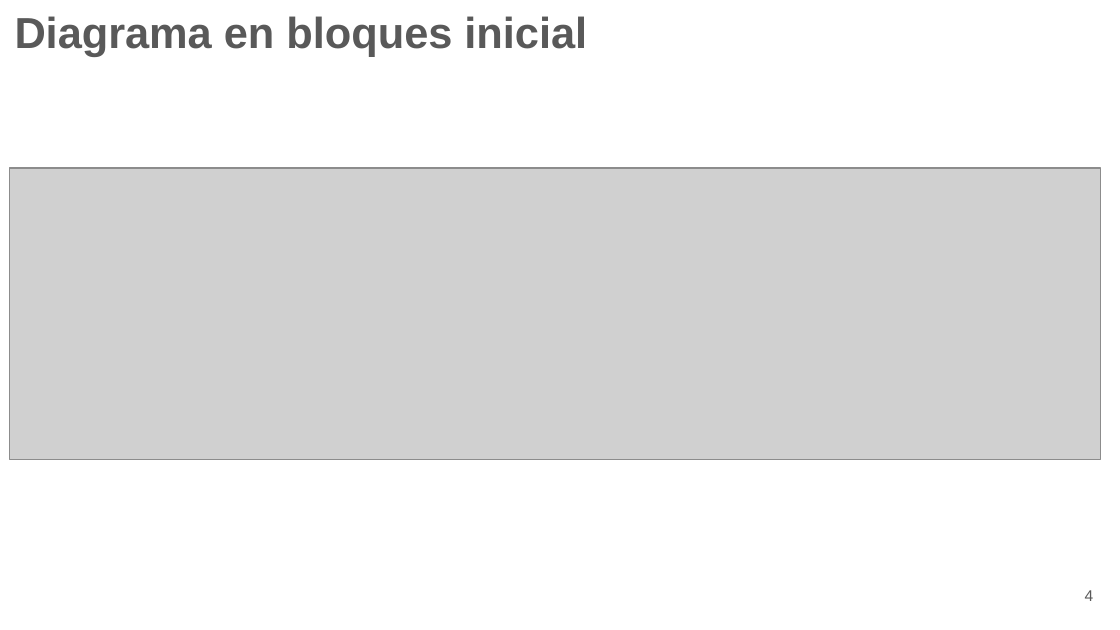
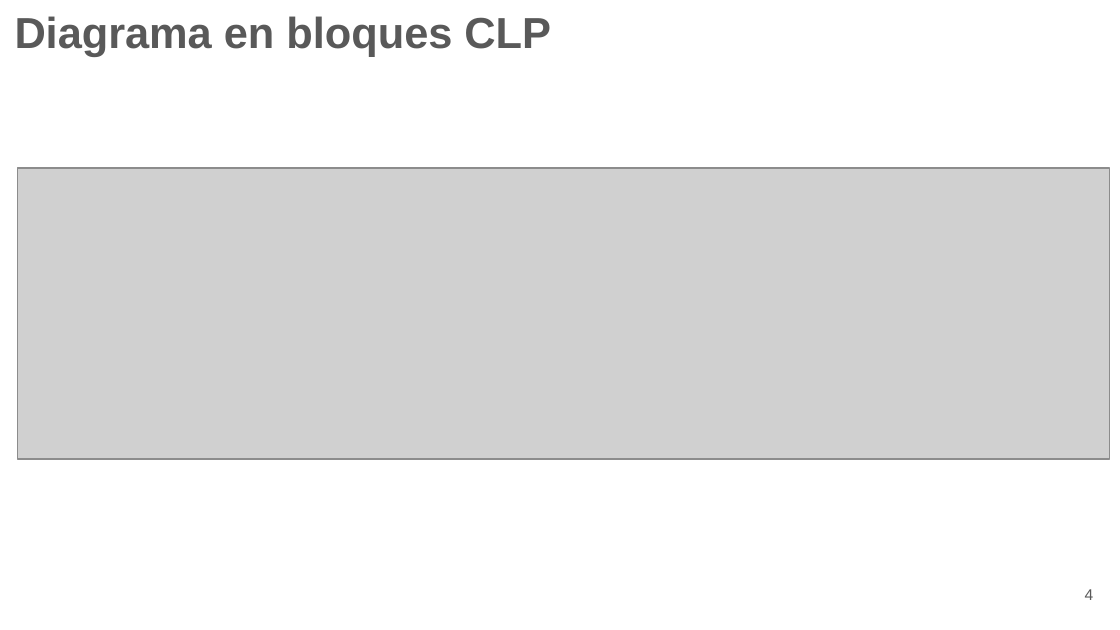
Before and after one commit to raulemilio/RomeroRaul_MyS_TF, a slide deck: slide 4 of entregables/MyS_TPF_ROMERO.pptx. Drawn at 1120x630 pixels with LibreOffice and Linux fonts; fonts in the diff are those of the drawing; grey boxes stand for pictures; background and template pictures are left out. Boxes give left, top, right and bottom in pixels: in the first picture for what was removed or moved away, otherwise in the second. Text is boxed around its words. In the diff, an @@ line names an element or a change of style, - is before the commit and + after.

```diff
--- a/entregables/MyS_TPF_ROMERO.pptx
+++ b/entregables/MyS_TPF_ROMERO.pptx
@@ title at [15, 16, 551, 56]: text changed @@
-Diagrama en bloques inicial
+Diagrama en bloques CLP
@@ picture: place and size @@
-picture at [9, 168, 1101, 459]
+picture at [18, 168, 1110, 459]
```
Also in this commit, not shown: 6 other slides changed, 12 slides added, 11 other files.
